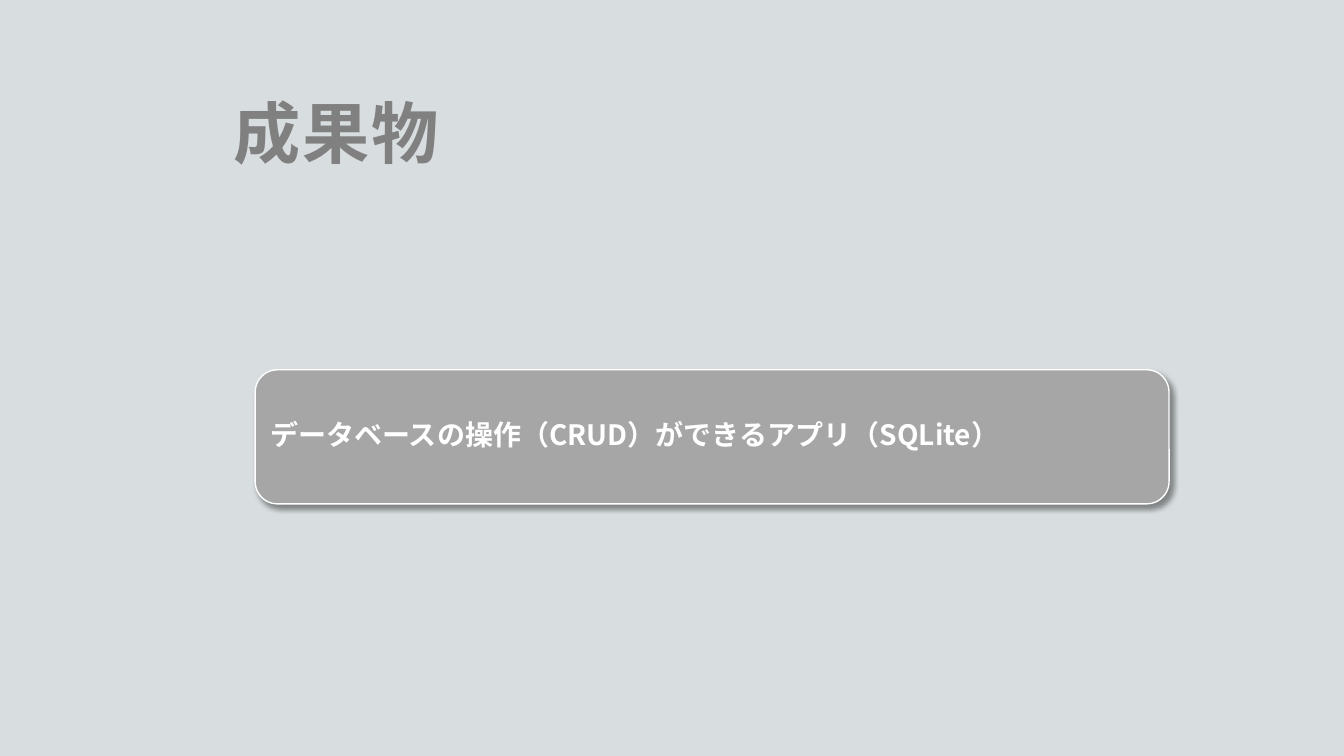
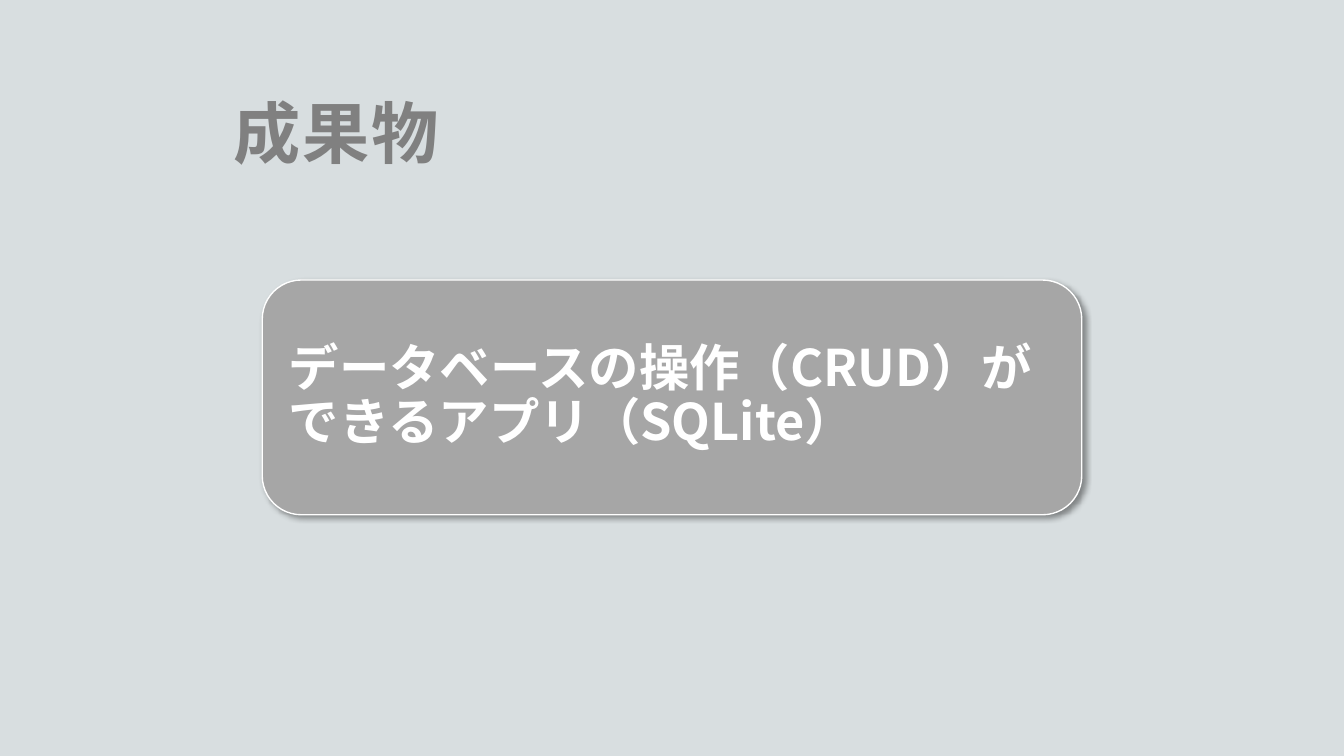
Before and after one commit to mksu000/foodloss2024, a slide deck: slide 2 of 造酒翔・三瓶眞.pptx. Drawn at 1344x756 pixels with LibreOffice and Linux fonts; fonts in the diff are those of the drawing; background and template pictures are left out. Boxes give left, top, right and bottom in pixels: in the first picture for what was removed or moved away, otherwise in the second. Text is boxed around its words. In the diff, an @@ line names an element or a change of style, - is before the commit and + after.

```diff
--- a/造酒翔・三瓶眞.pptx
+++ b/造酒翔・三瓶眞.pptx
@@ rounded rectangle: place and size @@
-rounded rectangle at [255,370,1170,504]
+rounded rectangle at [262,280,1082,515]
@@ text "データベースの操作（CRUD）ができるアプリ（SQLite）": place and size @@
-text "データベースの操作（CRUD）ができるアプリ（SQLite）" at [270,421,999,451]
+text "データベースの操作（CRUD）ができるアプリ（SQLite）" at [289,342,1032,450]
@@ text "データベースの操作（CRUD）ができるアプリ（SQLite）" at [289,342,1032,450]: size 20 to 36 pt; more space between paragraphs @@
```
Also in this commit, not shown: 6 other slides changed, 1 slide removed.
